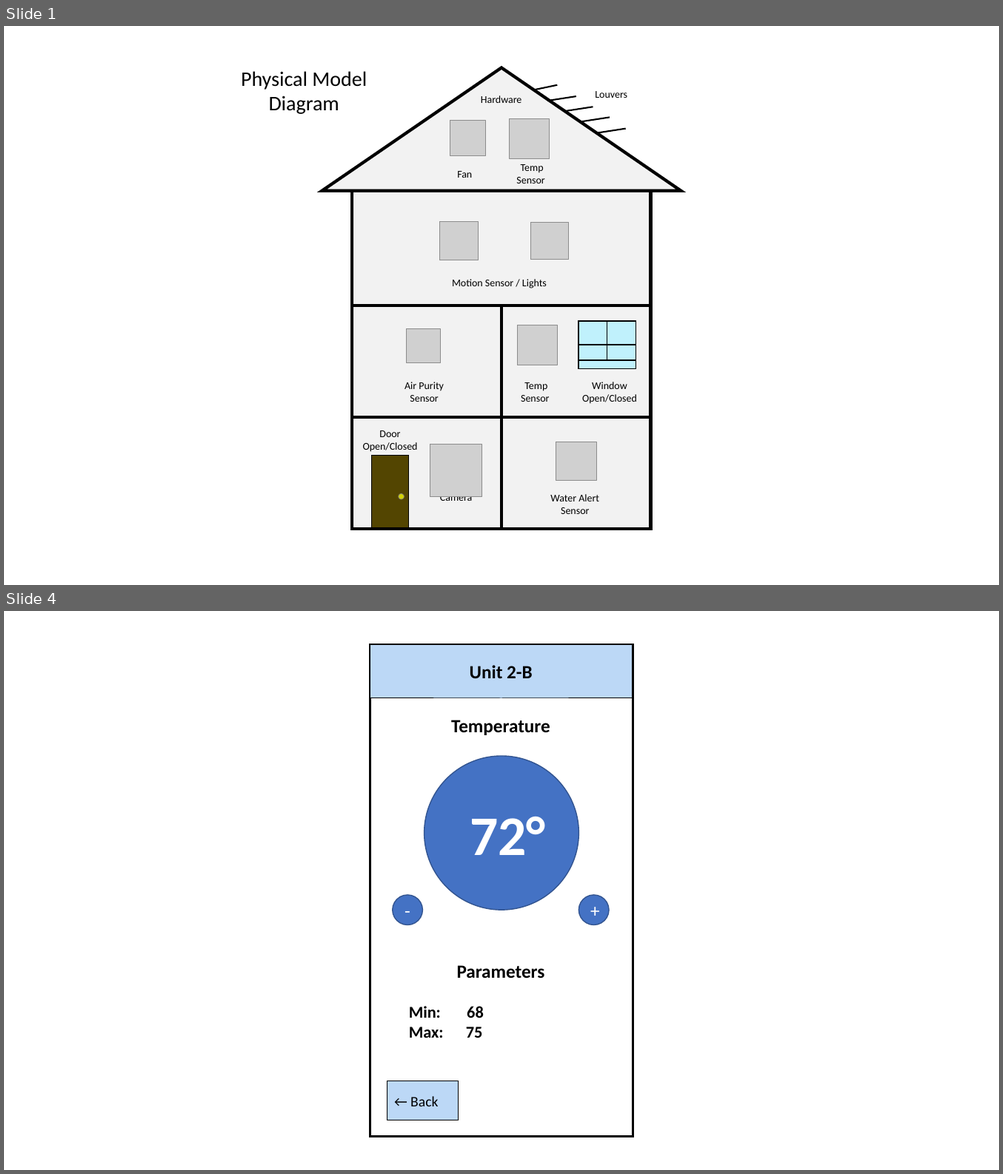
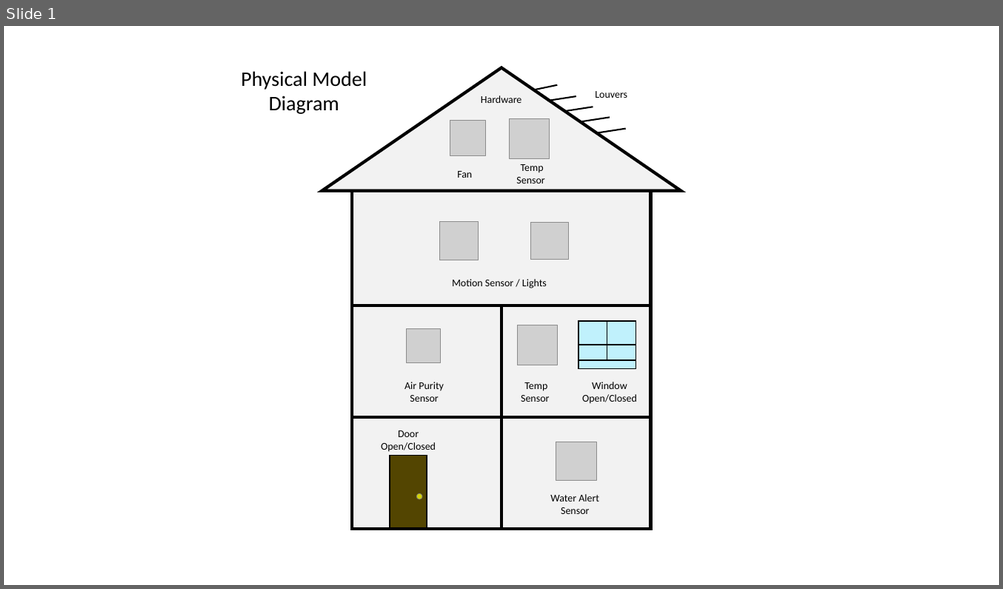
Before and after one commit to TP0948/Senior-Design-Automation, a slide deck: Wireframes/Housing Diagram.pptx. Shown one above the other, each under a label of ours: slides 1 and 4 before the commit, slide 1 after it; the slides between them are not shown. The pictures are 1003x1174 and 1003x589 pixels, drawn with LibreOffice and Linux fonts; fonts in the diff are those of the drawing; grey boxes stand for pictures. Boxes give left, top, right and bottom in pixels: in the first picture for what was removed or moved away, otherwise in the second. Text is boxed around its words. In the diff, an @@ line names an element or a change of style, - is before the commit and + after.

```diff
--- a/Wireframes/Housing Diagram.pptx
+++ b/Wireframes/Housing Diagram.pptx
@@ slide 4 removed at (4,611,999,1170), background #FFFFFF @@
@@ rectangle removed at (370,644,633,1137) @@
@@ rectangle removed at (370,644,632,698) @@
-Unit 2-B
@@ text removed at (451,720,550,735) @@
-Temperature
@@ ellipse removed at (424,756,578,910) @@
-72°
@@ ellipse removed at (392,895,423,925) @@
--
@@ ellipse removed at (578,895,609,925) @@
-+
@@ text removed at (457,965,545,979) @@
-Parameters
@@ text removed at (409,1006,484,1038) @@
-Min: 68
-Max: 75
@@ rectangle removed at (387,1082,458,1122) @@
-← Back
@@ slide 1 changed as well @@
@@ picture removed at (430,445,482,497) @@
@@ 1 text, 1 rectangle, 1 ellipse: place and size @@
-1 text, 1 rectangle, 1 ellipse at (363,431,418,528)
+1 text, 1 rectangle, 1 ellipse at (381,431,435,528)
@@ text removed at (440,497,472,501) @@
-Camera
```
Also in this commit, not shown: 3 other slides removed, 2 other files.
